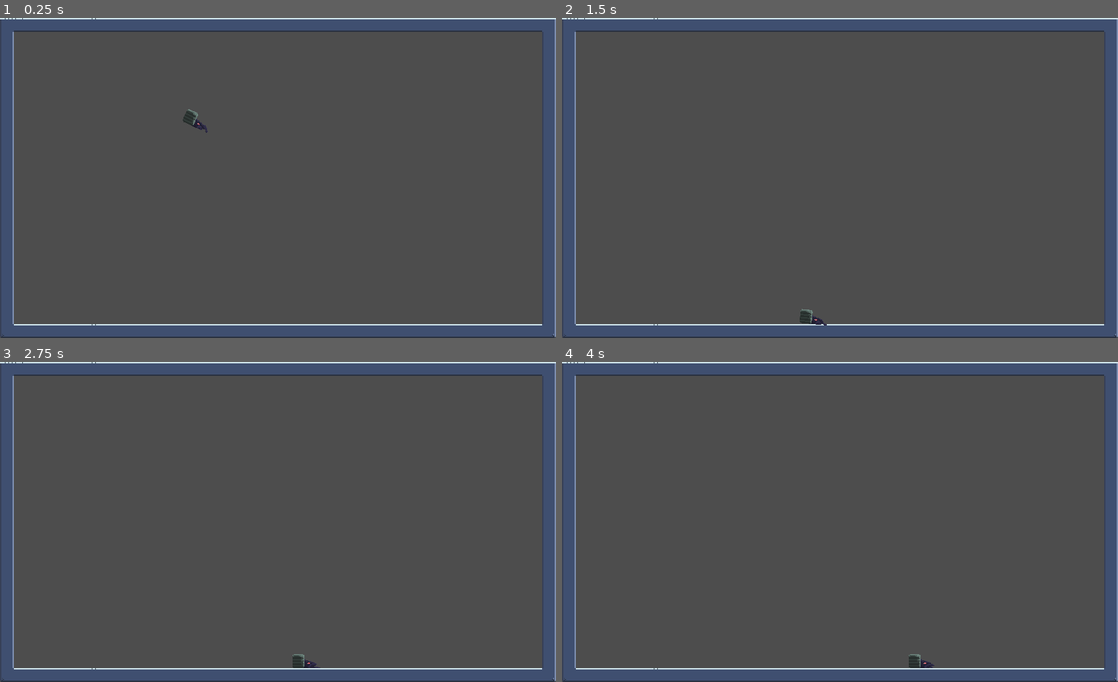
Above: before the commit, frames 1-4 (two rows, left to right).
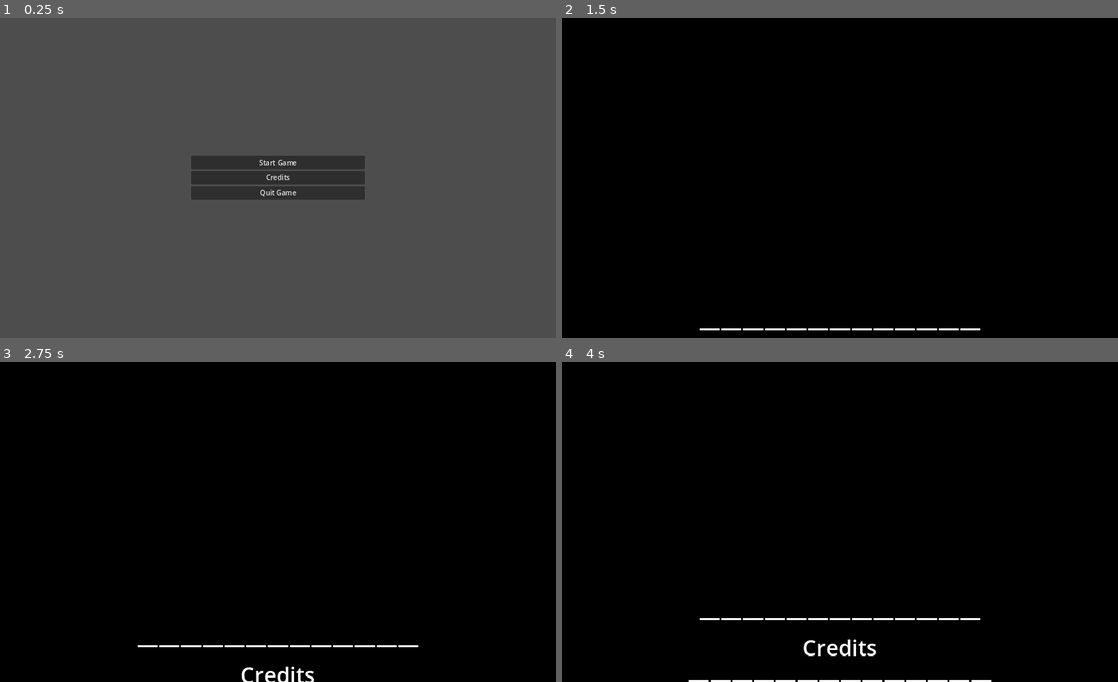
Above: after the commit, the same moments.

Repository: SweetFrontier/RogueScience
Game: Godot game, scene res://Scenes/MainMenu.tscn
Same seed, same stepped clock (60 frames per second), same inputs: the game is played once before the commit and once after it. Before the commit the project starts from res://Scenes/baseLevel.tscn.
Inputs (mouse positions are in pixels of both pictures, inside the frame that each line leads up to):
- Up to frame 1 (0.25 s): no input
- Up to frame 2 (1.5 s): click (840, 178) at 0.5 s, where only the run after the commit has a clickable "Credits"; tap Enter at 1.25 s; hold D from 1.28 s (still down); tap E at 1.35 s
- Up to frame 3 (2.75 s): keep holding D; tap Space at 1.52, 2.27 s; tap 0 at 2.1 s; tap E at 2.3 s
- Up to frame 4 (4 s): release D at 2.78 s; hold A 2.78-3.53 s; tap 1 at 2.85 s; tap E at 3.05, 3.8 s; hold D from 3.53 s (still down); tap 2 at 3.6 s; tap Space at 3.77 s

The runs differ from the first frame. In frame 1, 17% of the frame differs, in the area x 0-100%, y 0-100%; in frame 2, 100%; in frame 3, 100%; in frame 4, 100%.

Commit message:
Main Menu and Pause Menu
- Added main menu and pause menu coding
- MISSING textures for everything for now

Diff:
--- a/Scenes/Main.tscn
+++ b/Scenes/Main.tscn
@@ -1,14 +1,18 @@
-[gd_scene load_steps=4 format=3 uid="uid://vwjnt2j2wbqk"]
+[gd_scene load_steps=5 format=3 uid="uid://vwjnt2j2wbqk"]
 
 [ext_resource type="Script" path="res://Scripts/gameManager.gd" id="1_rlws3"]
 [ext_resource type="PackedScene" uid="uid://1xasoo80ygld" path="res://Scenes/baseLevel.tscn" id="2_tmkkr"]
 [ext_resource type="AudioStream" uid="uid://cmhm7pf614y6w" path="res://Sounds/Music/puzzle(calm).ogg" id="3_mfq2v"]
+[ext_resource type="PackedScene" uid="uid://ccwfvydfhyx65" path="res://Scenes/PauseMenu.tscn" id="4_tnt1f"]
 
 [node name="Main" type="Node2D" node_paths=PackedStringArray("Levels")]
 script = ExtResource("1_rlws3")
 Levels = [NodePath("baseLevel")]
 
 [node name="baseLevel" parent="." instance=ExtResource("2_tmkkr")]
+
+[node name="Start" type="Marker2D" parent="baseLevel"]
+position = Vector2(416, 208)
 
 [node name="Camera2D" type="Camera2D" parent="."]
 position = Vector2(634.96, 365.102)
@@ -23,3 +27,6 @@
 [node name="AudioStreamPlayer" type="AudioStreamPlayer" parent="."]
 stream = ExtResource("3_mfq2v")
 autoplay = true
+
+[node name="PauseMenu" parent="." instance=ExtResource("4_tnt1f")]
+metadata/_edit_use_anchors_ = true
--- /dev/null
+++ b/Scenes/MainMenu.tscn
@@ -0,0 +1,36 @@
+[gd_scene load_steps=2 format=3 uid="uid://27bpb28umkw5"]
+
+[ext_resource type="Script" path="res://Scripts/MainMenu.gd" id="1_ty1qf"]
+
+[node name="MainMenu" type="Control"]
+layout_mode = 3
+anchors_preset = 15
+anchor_right = 1.0
+anchor_bottom = 1.0
+grow_horizontal = 2
+grow_vertical = 2
+script = ExtResource("1_ty1qf")
+
+[node name="VBoxContainer" type="VBoxContainer" parent="."]
+layout_mode = 0
+offset_left = 440.0
+offset_right = 840.0
+offset_bottom = 736.0
+pivot_offset = Vector2(1286, 306)
+alignment = 1
+
+[node name="StartButton" type="Button" parent="VBoxContainer"]
+layout_mode = 2
+text = "Start Game"
+
+[node name="CreditsButton" type="Button" parent="VBoxContainer"]
+layout_mode = 2
+text = "Credits"
+
+[node name="QuitButton" type="Button" parent="VBoxContainer"]
+layout_mode = 2
+text = "Quit Game"
+
+[connection signal="pressed" from="VBoxContainer/StartButton" to="." method="_on_start_button_pressed"]
+[connection signal="pressed" from="VBoxContainer/CreditsButton" to="." method="_on_credits_button_pressed"]
+[connection signal="pressed" from="VBoxContainer/QuitButton" to="." method="_on_quit_button_pressed"]
--- /dev/null
+++ b/Scenes/PauseMenu.tscn
@@ -0,0 +1,43 @@
+[gd_scene load_steps=3 format=3 uid="uid://ccwfvydfhyx65"]
+
+[ext_resource type="Script" path="res://Scripts/PauseMenu.gd" id="1_0dfux"]
+[ext_resource type="SpriteFrames" uid="uid://b8gp081t10dc8" path="res://Art/SpriteFrames/keyAnims.tres" id="2_t73bu"]
+
+[node name="PauseMenu" type="Control"]
+process_mode = 3
+layout_mode = 3
+anchors_preset = 15
+anchor_right = 1.0
+anchor_bottom = 1.0
+grow_horizontal = 2
+grow_vertical = 2
+script = ExtResource("1_0dfux")
+
+[node name="VBoxContainer" type="VBoxContainer" parent="."]
+visible = false
+offset_left = 440.0
+offset_right = 840.0
+offset_bottom = 736.0
+pivot_offset = Vector2(1286, 306)
+alignment = 1
+
+[node name="ResumeButton" type="Button" parent="VBoxContainer"]
+layout_mode = 2
+text = "Resume Game"
+
+[node name="RestartButton" type="Button" parent="VBoxContainer"]
+layout_mode = 2
+text = "Restart Level"
+
+[node name="QuitButton" type="Button" parent="VBoxContainer"]
+layout_mode = 2
+text = "Quit Game"
+
+[node name="AnimatedSprite2D" type="AnimatedSprite2D" parent="."]
+position = Vector2(30, 30)
+sprite_frames = ExtResource("2_t73bu")
+animation = &"esc"
+
+[connection signal="pressed" from="VBoxContainer/ResumeButton" to="." method="_on_start_button_pressed"]
+[connection signal="pressed" from="VBoxContainer/RestartButton" to="." method="_on_restart_button_pressed"]
+[connection signal="pressed" from="VBoxContainer/QuitButton" to="." method="_on_quit_button_pressed"]
--- /dev/null
+++ b/Scripts/MainMenu.gd
@@ -0,0 +1,17 @@
+extends Control
+
+
+# Called when the node enters the scene tree for the first time.
+func _ready():
+	pass # Replace with function body.
+
+func _on_start_button_pressed():
+	get_tree().change_scene_to_file("res://Scenes/Main.tscn")
+
+
+func _on_credits_button_pressed():
+	get_tree().change_scene_to_file("res://Scenes/credits.tscn")
+
+
+func _on_quit_button_pressed():
+	get_tree().quit()
--- /dev/null
+++ b/Scripts/PauseMenu.gd
@@ -0,0 +1,28 @@
+extends Control
+
+@onready var main : Main = get_tree().root.get_node("Main")
+
+# Called when the node enters the scene tree for the first time.
+func _ready():
+	pass # Replace with function body.
+
+func _on_start_button_pressed():
+	$VBoxContainer.visible = false
+	get_tree().paused = false
+
+func _on_restart_button_pressed():
+	$VBoxContainer.visible = false
+	main.resetLevel()
+
+func _on_quit_button_pressed():
+	get_tree().quit()
+
+func _input(event: InputEvent) -> void:
+	if event is InputEventKey and !event.is_echo():
+		if event.keycode == KEY_ESCAPE:
+			if event.pressed:
+				$AnimatedSprite2D.frame = 1
+				$VBoxContainer.visible = !$VBoxContainer.visible
+				get_tree().paused = !get_tree().paused
+			else:
+				$AnimatedSprite2D.frame = 0
--- a/Scripts/TransitionField.gd
+++ b/Scripts/TransitionField.gd
@@ -7,12 +7,6 @@
 func _ready() -> void:
 	pass # Replace with function body.
 
-
-# Called every frame. 'delta' is the elapsed time since the previous frame.
-func _process(delta: float) -> void:
-	pass
-
-
 func _on_body_entered(body: Node2D) -> void:
 	if (body.name == "Player"):
 		set_deferred("monitoring", false)
--- a/Scripts/gameManager.gd
+++ b/Scripts/gameManager.gd
@@ -7,18 +7,12 @@
 
 @export var player: Player
 
-# Called when the node enters the scene tree for the first time.
-func _ready():
-	# Connect the input event to the `_input` method.
-	set_process_input(true)
-
-func _input(event: InputEvent) -> void:
-	if event is InputEventKey:
-		if event.pressed and event.keycode == KEY_ESCAPE:
-			# Moves player to start of current level
-			player.position = Levels[current_level].get_node("Start").position
-			# Resets level elements like trigger blocks
-			Levels[current_level].reset()
+func resetLevel() -> void:
+	# Moves player to start of current level
+	$baseLevel/Player.position = Levels[current_level].get_node("Start").position
+	# Resets level elements like trigger blocks
+	Levels[current_level].reset()
+	get_tree().paused = false
 
 # Called every frame. 'delta' is the elapsed time since the previous frame.
 func _process(delta):
--- a/project.godot
+++ b/project.godot
@@ -11,7 +11,7 @@
 [application]
 
 config/name="2023KickOffGamejam"
-run/main_scene="res://Scenes/baseLevel.tscn"
+run/main_scene="res://Scenes/MainMenu.tscn"
 config/features=PackedStringArray("4.1", "Forward Plus")
 config/icon="res://icon.svg"
 
